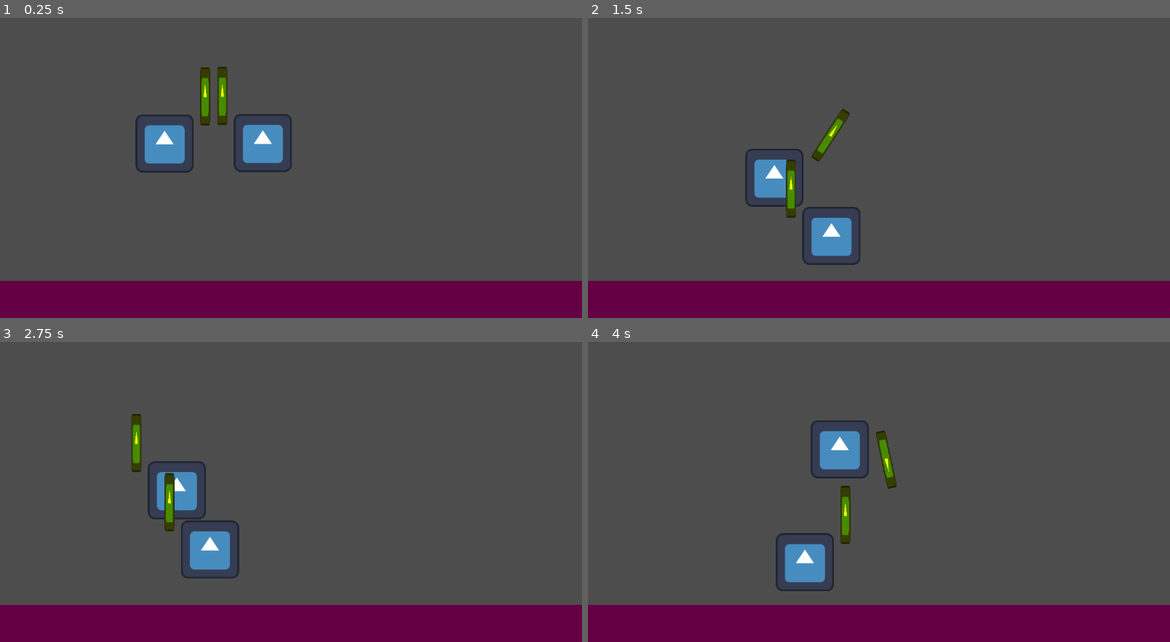
Above: before the commit, frames 1-4 (two rows, left to right).
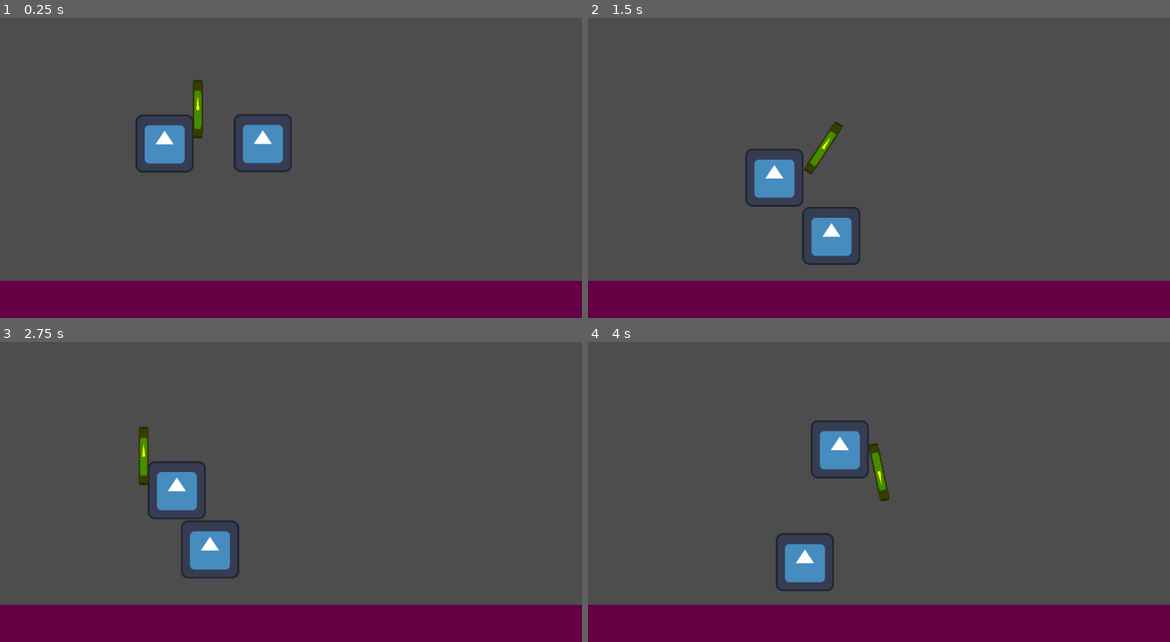
Above: after the commit, the same moments.

Repository: bjornarprytz/yggdrasil-prototype-1
Game: Godot game, scene res://main.tscn
The game is run twice, just before and just after one commit, with the same random seed, the same clock (stepped at 60 frames per second) and the same inputs. The engine's default icon, where the game draws it, is replaced by a stand-in: a white triangle on a blue panel in a dark square.
Inputs:
- Up to frame 1 (0.25 s): no input
- Up to frame 2 (1.5 s): hold S (special) 0.53-1.28 s; hold Right (move_right) from 0.53 s (still down); tap Space (jump) at 0.77 s; tap F (attack_primary) at 1.35 s
- Up to frame 3 (2.75 s): tap Space (jump) at 1.52 s; tap S (special) at 1.55, 2.3 s; release Right (move_right) at 2.03 s; hold Left (move_left) from 2.03 s (still down); hold D (attack_secondary) from 2.03 s (still down)
- Up to frame 4 (4 s): release Left (move_left) at 2.78 s; release D (attack_secondary) at 2.78 s; hold Right (move_right) from 2.78 s (still down); tap S (special) at 2.85, 3.8 s; tap Space (jump) at 3.02, 3.77 s; hold A (trinket) from 3.53 s (still down)

The runs differ from the first frame. In frame 1, 0.9% of the frame differs, in the area x 33-40%, y 16-41%; in frame 2, 0.7%; in frame 3, 0.9%; in frame 4, 1.0%, in the area x 43-53%, y 29-68%.

Commit message:
simplify action

Diff:
--- a/src/logic/action.gd
+++ b/src/logic/action.gd
@@ -7,10 +7,10 @@
 
 ## TODO: Implement cooldown
 
-func _on_hit(hit_info: HitInfo, context: ActionContext) -> void:
+func _on_hit(hit_info: HitInfo, action: ActionHandle) -> void:
 	for effect in effects:
-		if effect.validate(hit_info, context):
-			effect.resolve(hit_info, context)
+		if effect.validate(hit_info, action):
+			effect.resolve(hit_info, action)
 
 func resolve(source: Character) -> void:
 	var handle = ActionHandle.new(self, source)
--- a/src/logic/action_context.gd
+++ /dev/null
@@ -1,11 +0,0 @@
-class_name ActionContext
-extends Resource
-
-var action: Action
-var source: Character
-var weapon: Weapon
-
-func _init(_action: Action, _source: Character):
-    action = _action
-    source = _source
-    weapon = _source.weapon
--- a/src/logic/action_handle.gd
+++ b/src/logic/action_handle.gd
@@ -10,9 +10,11 @@
 
 
 func resolve_action_sequence(hit_callback: Callable) -> void:
-	var context = ActionContext.new(action, source)
-	var handle_hit = hit_callback.bind(context)
+	var handle_hit = hit_callback.bind(self)
 	await action.sequence.do_windup(source.weapon)
+	var current_hit = source.weapon.check_hitbox()
+	if current_hit:
+		handle_hit.call(current_hit)
 	source.weapon.on_hit.connect(handle_hit)
 	await action.sequence.do_active_phase(source.weapon)
 	source.weapon.on_hit.disconnect(handle_hit)
--- a/src/logic/effect.gd
+++ b/src/logic/effect.gd
@@ -2,9 +2,9 @@
 class_name Effect
 extends Resource
 
-func validate(hit_info: HitInfo, context: ActionContext) -> bool:
-	if hit_info.target and context.source:
-		if hit_info.target != context.source:
+func validate(hit_info: HitInfo, action: ActionHandle) -> bool:
+	if hit_info.target and action.source:
+		if hit_info.target != action.source:
 			return true
 		push_warning("Effect cannot target the source character itself.")
 		return false
@@ -13,4 +13,4 @@
 	return false
 
 @abstract
-func resolve(hit_info: HitInfo, context: ActionContext) -> void
+func resolve(hit_info: HitInfo, action: ActionHandle) -> void
--- a/src/logic/effects/damage_effect.gd
+++ b/src/logic/effects/damage_effect.gd
@@ -9,5 +9,5 @@
     max_damage = _max_damage
 
 
-func resolve(hit_info: HitInfo, context: ActionContext) -> void:
-    hit_info.target.apply_damage(context.source, randi_range(min_damage, max_damage))
+func resolve(hit_info: HitInfo, action: ActionHandle) -> void:
+    hit_info.target.apply_damage(action.source, randi_range(min_damage, max_damage))
--- a/src/props/character.tscn
+++ b/src/props/character.tscn
@@ -1,9 +1,8 @@
-[gd_scene load_steps=7 format=3 uid="uid://dhqypdubpeb3x"]
+[gd_scene load_steps=6 format=3 uid="uid://dhqypdubpeb3x"]
 
 [ext_resource type="Script" uid="uid://b2ipfkkkekyi6" path="res://props/character.gd" id="1_r331f"]
 [ext_resource type="Texture2D" uid="uid://85p4vam34uiy" path="res://icon.svg" id="2_ix3j4"]
 [ext_resource type="PackedScene" uid="uid://it85cwmmvlo3" path="res://props/hitbox.tscn" id="3_5klfi"]
-[ext_resource type="PackedScene" uid="uid://qa24xlt6b0xw" path="res://props/weapon.tscn" id="4_7gy7x"]
 
 [sub_resource type="RectangleShape2D" id="RectangleShape2D_5xqcc"]
 size = Vector2(126, 128)
@@ -13,7 +12,7 @@
 
 [node name="Character" type="CharacterBody2D" node_paths=PackedStringArray("weapon")]
 script = ExtResource("1_r331f")
-weapon = NodePath("Visuals/Weapon")
+weapon = NodePath("")
 
 [node name="Visuals" type="Node2D" parent="."]
 unique_name_in_owner = true
@@ -27,9 +26,5 @@
 [node name="Shape" type="CollisionShape2D" parent="Visuals/Hitbox"]
 shape = SubResource("RectangleShape2D_5xqcc")
 
-[node name="Weapon" parent="Visuals" instance=ExtResource("4_7gy7x")]
-unique_name_in_owner = true
-position = Vector2(89, -40)
-
 [node name="Shape" type="CollisionShape2D" parent="."]
 shape = SubResource("RectangleShape2D_ix3j4")
--- a/src/props/player.gd
+++ b/src/props/player.gd
@@ -14,16 +14,13 @@
 		execute_jump()
 
 
-
 func _process(delta: float) -> void:
 	super._process(delta)
 
 	if Input.is_action_pressed("move_left"):
 		move_left()
-		print("left")
 	elif Input.is_action_pressed("move_right"):
 		move_right()
-		print("right")
 	else:
 		stop_moving()
 
--- a/src/props/player.tscn
+++ b/src/props/player.tscn
@@ -1,7 +1,12 @@
-[gd_scene load_steps=3 format=3 uid="uid://dxaceu7wfglun"]
+[gd_scene load_steps=4 format=3 uid="uid://dxaceu7wfglun"]
 
 [ext_resource type="PackedScene" uid="uid://dhqypdubpeb3x" path="res://props/character.tscn" id="1_jstje"]
 [ext_resource type="Script" uid="uid://6gx434rjq1ox" path="res://props/player.gd" id="1_qytk2"]
+[ext_resource type="PackedScene" uid="uid://qa24xlt6b0xw" path="res://props/weapon.tscn" id="3_imvyu"]
 
-[node name="Character" instance=ExtResource("1_jstje")]
+[node name="Character" node_paths=PackedStringArray("weapon") instance=ExtResource("1_jstje")]
 script = ExtResource("1_qytk2")
+weapon = NodePath("Visuals/Weapon")
+
+[node name="Weapon" parent="Visuals" index="2" instance=ExtResource("3_imvyu")]
+position = Vector2(73, -12)
--- a/src/props/weapon.gd
+++ b/src/props/weapon.gd
@@ -12,7 +12,23 @@
 
 signal on_hit(hit_info: HitInfo)
 
+func check_hitbox() -> HitInfo:
+	for area in  my_hitbox.get_overlapping_areas():
+		var hit_info = _area_to_hit_info(area)
+
+		if hit_info:
+			return hit_info
+	return null
+
 func _on_hitbox_area_entered(area: Area2D) -> void:
+	var hit_info = _area_to_hit_info(area)
+
+	if hit_info:
+		on_hit.emit(hit_info)
+
+func _area_to_hit_info(area: Area2D) -> HitInfo:
 	if (area is Hitbox and area.prop is Character):
 		var hit_info = HitInfo.new(area.prop)
-		on_hit.emit(hit_info)
+		return hit_info
+
+	return null
Not shown, removed: src/logic/action_context.gd.uid
